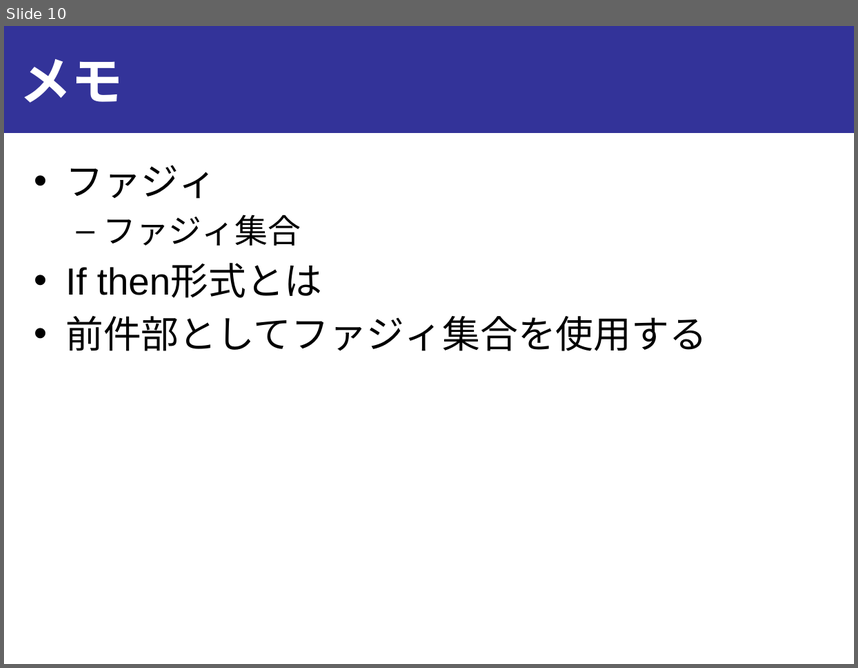
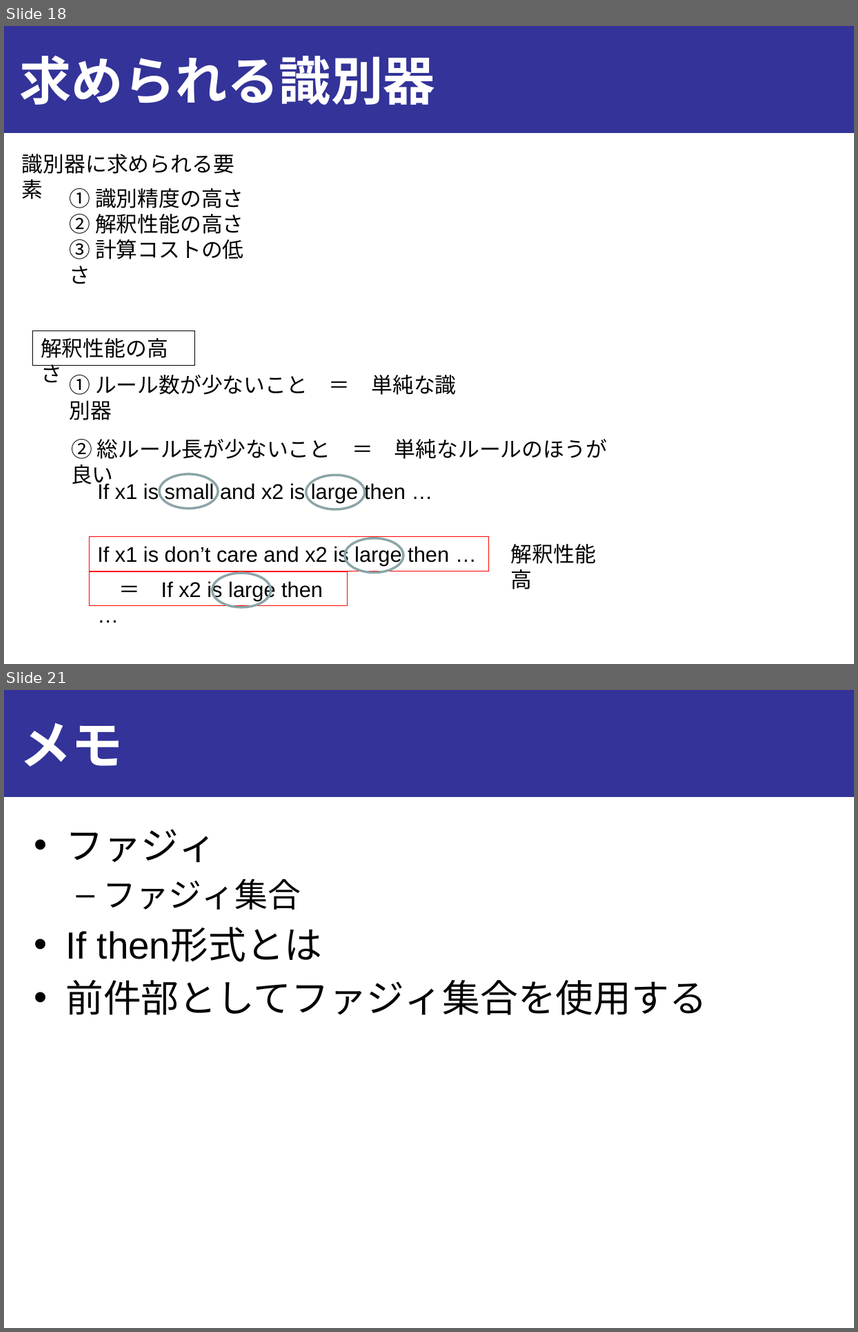
Before and after one commit to onikUone/slides, a slide deck: Junior_ex3/ex3_下書き.pptx. Shown one above the other, each under a label of ours: slide 10 before the commit, slides 18 and 21 after it; the slides between them are not shown. The pictures are 858x668 and 858x1332 pixels, drawn with LibreOffice and Linux fonts; fonts in the diff are those of the drawing. Boxes give left, top, right and bottom in pixels: in the first picture for what was removed or moved away, otherwise in the second. Text is boxed around its words. In the diff, an @@ line names an element or a change of style, - is before the commit and + after.

```diff
--- a/Junior_ex3/ex3_下書き.pptx
+++ b/Junior_ex3/ex3_下書き.pptx
@@ slide 18 added at <box>4,26,854,664</box>, background #FFFFFF; not listed: 1 template element that a slide beside it also shows @@
@@ title added at <box>20,56,435,105</box>, 44 pt, text #FFFFFF, bold @@
+求められる識別器
@@ text added at <box>22,154,234,174</box>, 18 pt, text #000000 @@
+識別器に求められる要素
@@ text added at <box>69,188,244,259</box>, 18 pt, text #000000 @@
+① 識別精度の高さ
+② 解釈性能の高さ
+③ 計算コストの低さ
@@ rectangle added at <box>32,330,194,364</box>, outline #000000 0.75 pt, 18 pt, text #000000 @@
+解釈性能の高さ
@@ text added at <box>69,374,456,394</box>, 18 pt, text #000000 @@
+① ルール数が少ないこと ＝ 単純な識別器
@@ text added at <box>71,439,607,459</box>, 18 pt, text #000000 @@
+② 総ルール長が少ないこと ＝ 単純なルールのほうが良い
@@ ellipse added at <box>159,474,218,508</box>, outline #8AA6A8 2 pt @@
@@ ellipse added at <box>306,474,364,509</box>, outline #8AA6A8 2 pt @@
@@ text added at <box>97,482,406,503</box>, 18 pt, text #000000 @@
+If x1 is small and x2 is large then …
@@ rectangle added at <box>89,537,488,571</box>, outline #FF0000 0.75 pt, 18 pt, text #000000 @@
+If x1 is don’t care and x2 is large then …
@@ ellipse added at <box>345,538,404,572</box>, outline #8AA6A8 2 pt @@
@@ text added at <box>511,544,596,589</box>, 18 pt, text #000000 @@
+解釈性能 高
@@ rectangle added at <box>89,571,346,605</box>, outline #FF0000 0.75 pt, 18 pt, text #000000 @@
+＝ If x2 is large then …
@@ ellipse added at <box>212,572,271,606</box>, outline #8AA6A8 2 pt @@
@@ what was slide 10 is now slide 21 @@
```
Also in this commit, not shown: 2 slides changed, 14 other slides added, 3 slides removed, 2 other files.
